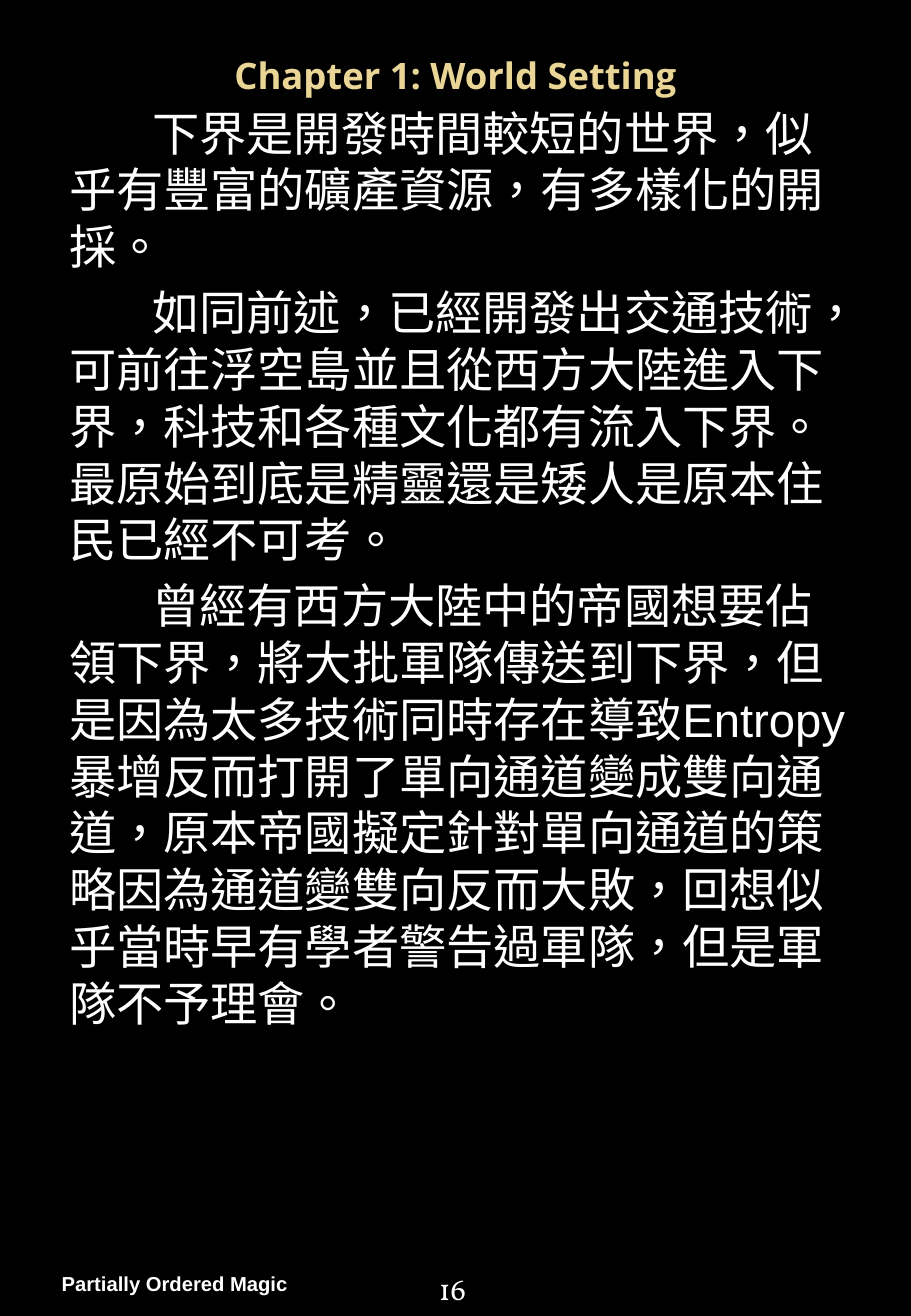
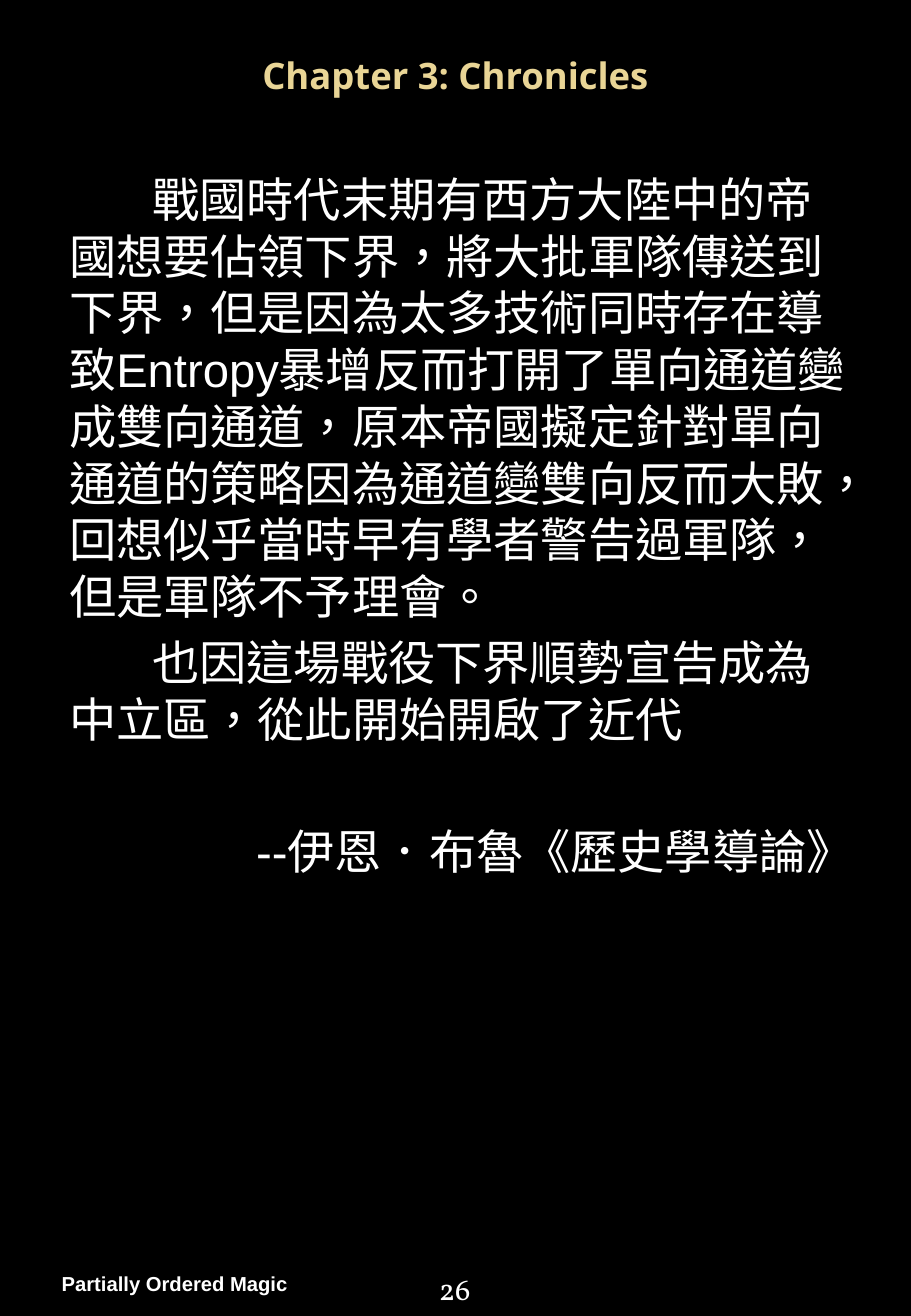
Before and after one commit to PartiallyOrderedMagic/PartiallyOrderedMagic.github.io, a slide deck: slide 27 of MyGame/Partially Ordered Magic Handbook.pptx (slide 17 before the commit). Drawn at 911x1316 pixels with LibreOffice and Linux fonts; fonts in the diff are those of the drawing; background and template pictures are left out. Boxes give left, top, right and bottom in pixels: in the first picture for what was removed or moved away, otherwise in the second. Text is boxed around its words. In the diff, an @@ line names an element or a change of style, - is before the commit and + after.

```diff
--- a/MyGame/Partially Ordered Magic Handbook.pptx
+++ b/MyGame/Partially Ordered Magic Handbook.pptx
@@ title at [262,61,648,98]: text changed @@
-Chapter 1: World Setting
+Chapter 3: Chronicles
@@ text at [69,177,871,873]: text changed @@
-下界是開發時間較短的世界，似乎有豐富的礦產資源，有多樣化的開採。
-如同前述，已經開發出交通技術，可前往浮空島並且從西方大陸進入下界，科技和各種文化都有流入下界。最原始到底是精靈還是矮人是原本住民已經不可考。
-曾經有西方大陸中的帝國想要佔領下界，將大批軍隊傳送到下界，但是因為太多技術同時存在導致Entropy暴增反而打開了單向通道變成雙向通道，原本帝國擬定針對單向通道的策略因為通道變雙向反而大敗，回想似乎當時早有學者警告過軍隊，但是軍隊不予理會。
+戰國時代末期有西方大陸中的帝國想要佔領下界，將大批軍隊傳送到下界，但是因為太多技術同時存在導致Entropy暴增反而打開了單向通道變成雙向通道，原本帝國擬定針對單向通道的策略因為通道變雙向反而大敗，回想似乎當時早有學者警告過軍隊，但是軍隊不予理會。
+也因這場戰役下界順勢宣告成為中立區，從此開始開啟了近代
+--伊恩．布魯《歷史學導論》
@@ page number at [439,1280,471,1301]: text changed @@
-16
+26
```
Also in this commit, not shown: 19 other slides changed, 11 slides added, 1 other file.
